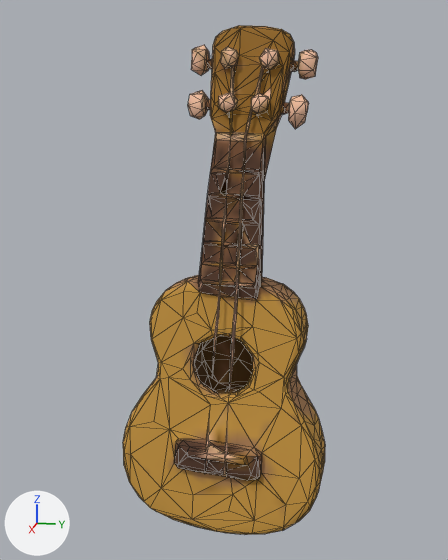
The glTF model public/models/ukulele.glb, before and after one commit.
Camera for both pictures: a 50 mm lens placed at (1.173, 0.232, 0.312), pointed at (-0.004, -0.003, 0.018). The lights are fixed; the arrows at lower left show +X, +Y and +Z. The picture after the commit comes second. Mesh edges are drawn as thin lines. Where no turn or scale is listed for an object, it has been applied to the vertices. Vertices at exactly the same position are counted once.

Names of what the first picture shows: 'tripo_node_4647c2c1-3888-414c-abb0-dd32f0410a7c'.
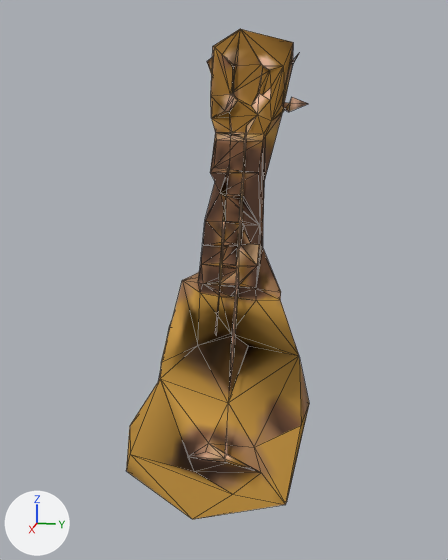
Where the newer file only moved an object's origin or applied its transform, the numbers keep the older frame.

Where the change shows, as pixel boxes [x1, y1, x2, y2] in the pictures (448 x 560 px):
'tripo_node_4647c2c1-3888-414c-abb0-dd32f0410a7c', reshaped (9% narrower)
    before: [123, 25, 325, 535]
    after: [126, 29, 309, 519]
part 1 of me_tripo_mesh_4647c2c1_3888_414c_abb0_dd32f0410a7c, deleted (brown)
    before: [123, 25, 325, 535]
part 2 of me_tripo_mesh_4647c2c1_3888_414c_abb0_dd32f0410a7c, surface changed
    both: [215, 103, 290, 336]

The change in detail:
me_tripo_mesh_4647c2c1_3888_414c_abb0_dd32f0410a7c is used by ob_tripo_node_4647c2c1_3888_414c_abb0_dd32f0410a7c; location (0.0, 0.0, 0.0).
me_tripo_mesh_4647c2c1_3888_414c_abb0_dd32f0410a7c had 909 vertices, 1873 faces and spanned x -0.105..0.105, y -0.209..0.209, z -0.5..0.5.
me_tripo_mesh_4647c2c1_3888_414c_abb0_dd32f0410a7c now has 196 vertices, 431 faces and spans x -0.105..0.103, y -0.202..0.171, z -0.496..0.493.
me_tripo_mesh_4647c2c1_3888_414c_abb0_dd32f0410a7c part 1: 713 vertices removed from x -0.105..0.105, y -0.209..0.209, z -0.5..0.5.
me_tripo_mesh_4647c2c1_3888_414c_abb0_dd32f0410a7c part 2: 4 kept faces spanning x -0.038..0.063, y -0.009..0.115, z -0.077..0.357 get new texture (UV) coordinates.
